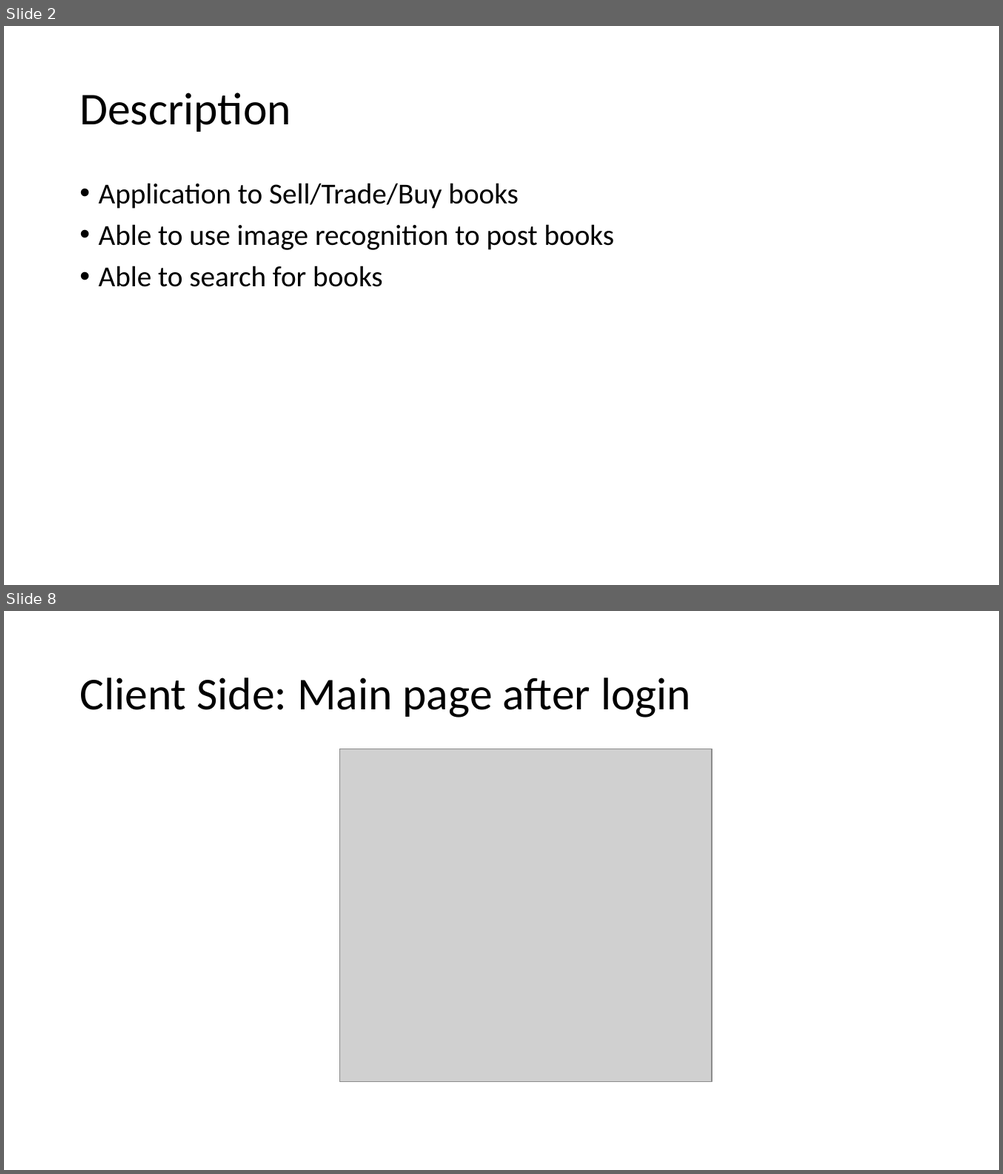
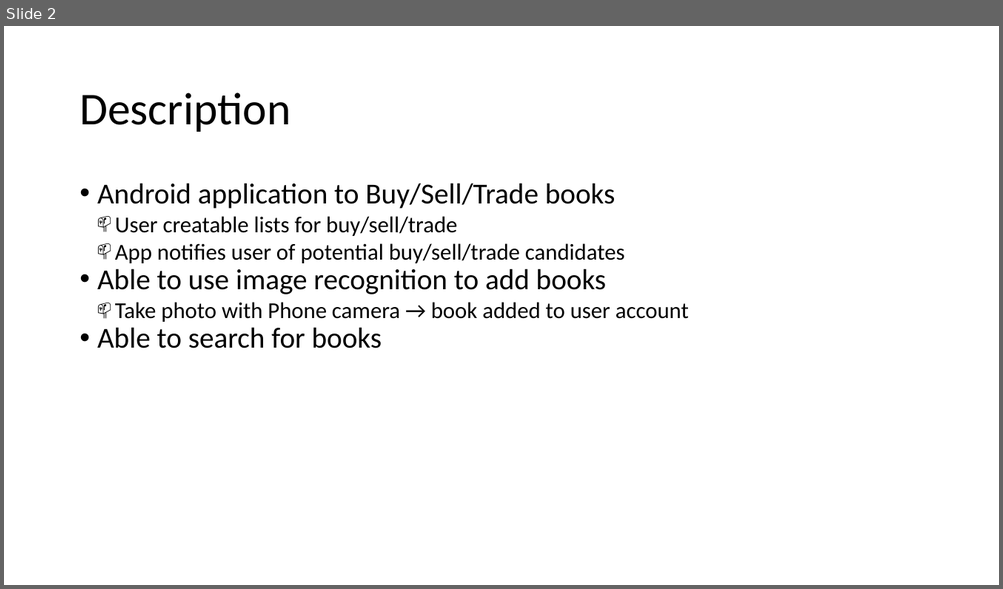
Before and after one commit to Nammy1101/ENGG-Final-year-Project, a slide deck: Documents and Slides/4thYearProjectPresNov4th2014.pptx. Shown one above the other, each under a label of ours: slides 2 and 8 before the commit, slide 2 after it; the slides between them are not shown. The pictures are 1003x1174 and 1003x589 pixels, drawn with LibreOffice and Linux fonts; fonts in the diff are those of the drawing; grey boxes stand for pictures. Boxes give left, top, right and bottom in pixels: in the first picture for what was removed or moved away, otherwise in the second. Text is boxed around its words. In the diff, an @@ line names an element or a change of style, - is before the commit and + after.

```diff
--- a/Documents and Slides/4thYearProjectPresNov4th2014.pptx
+++ b/Documents and Slides/4thYearProjectPresNov4th2014.pptx
@@ slide 8 removed at [4, 611, 999, 1170], background #FFFFFF @@
@@ title removed at [79, 678, 691, 718] @@
-Client Side: Main page after login
@@ picture removed at [340, 749, 711, 1082] @@
@@ slide 2 changed as well @@
@@ text at [97, 183, 688, 322]: text changed; size 28 to 22 pt @@
-• Application to Sell/Trade/Buy books
-• Able to use image recognition to post books
+• Android application to Buy/Sell/Trade books
+  📫 User creatable lists for buy/sell/trade
+  📫 App notifies user of potential buy/sell/trade candidates
+• Able to use image recognition to add books
+  📫 Take photo with Phone camera → book added to user account
@@ text at [97, 327, 382, 349]: indent changed; less space between paragraphs @@
```
Also in this commit, not shown: 2 other slides changed, 4 slides added, 7 other slides removed, 2 other files.
